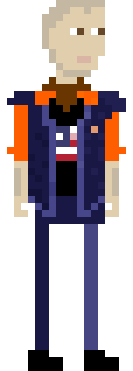
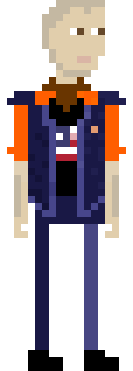
Layered file, before and after one edit (133 × 371). Changes by layer:
added layer "Elbow_R" above "JacetShoulder_R" over [105, 168, 119, 238]
renamed "BigHead" to "JacetShoulder_R", painted on it over [105, 105, 126, 119]
renamed "Elbow_L" to "Shoulder_R", painted on it over [14, 105, 119, 217]
renamed "Shoulder_L" to "Elbow_L", painted on it over [14, 161, 28, 238]
renamed "Dirt" to "JacetShoulder_L", blend soft light → normal, painted on it over [14, 105, 126, 210]
renamed "Jacket" to "Shoulder_L", painted on it over [14, 105, 126, 217]
renamed "Hood" to "Dirt", blend normal → soft light, painted on it over [105, 105, 126, 210]
renamed "USA" to "Jacket", painted on it over [14, 105, 126, 217]
renamed "Elbow_R" to "T-Shirt", painted on it over [105, 105, 119, 217]
renamed "Shoulder_R" to "Body", painted on it over [14, 105, 126, 182]
